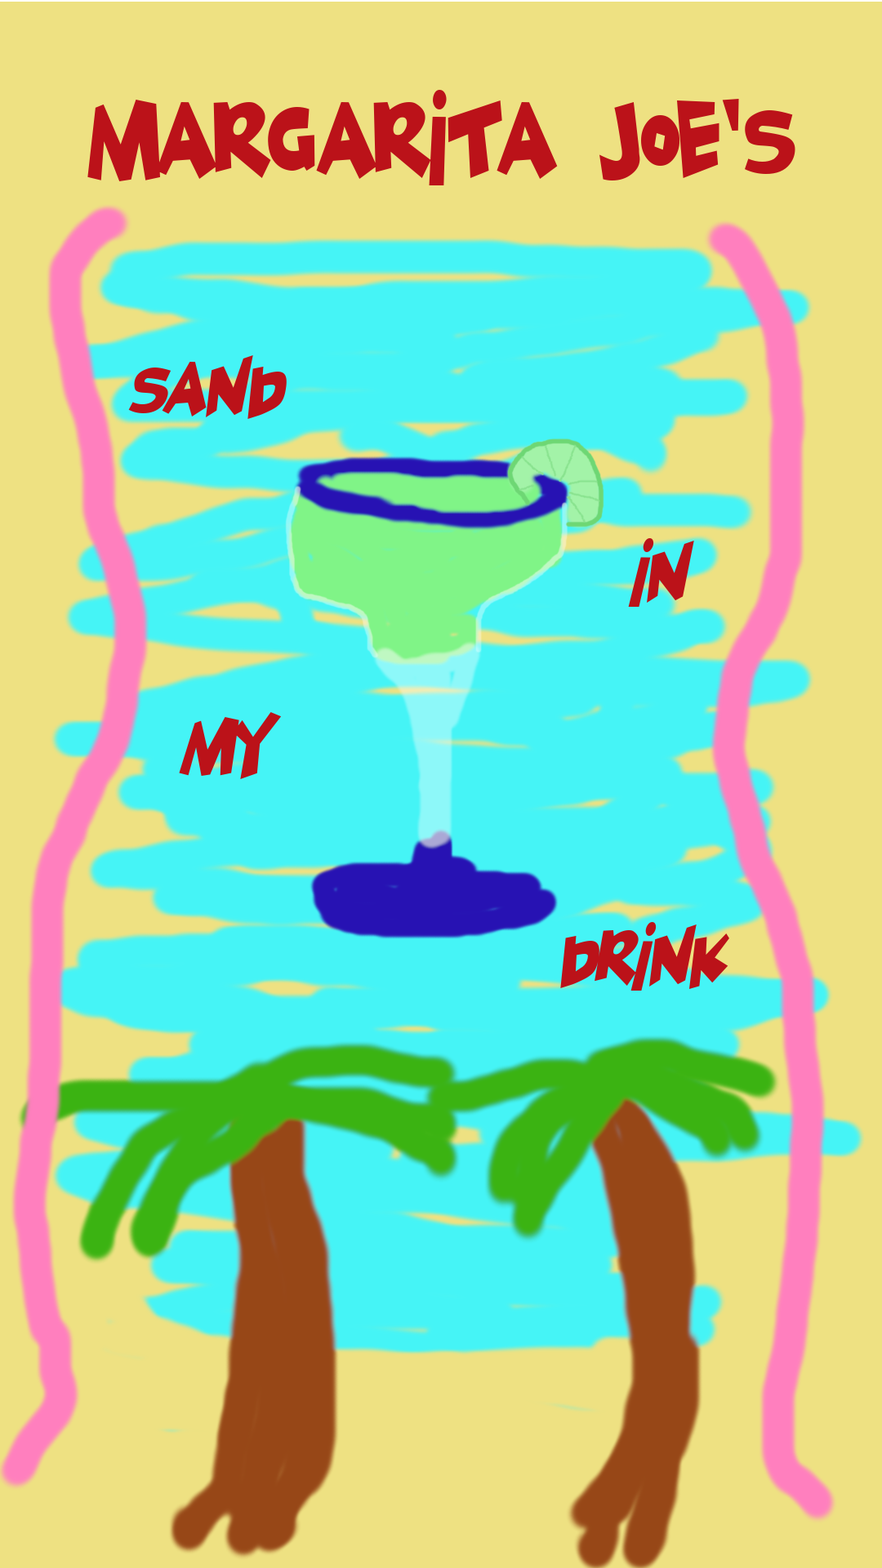
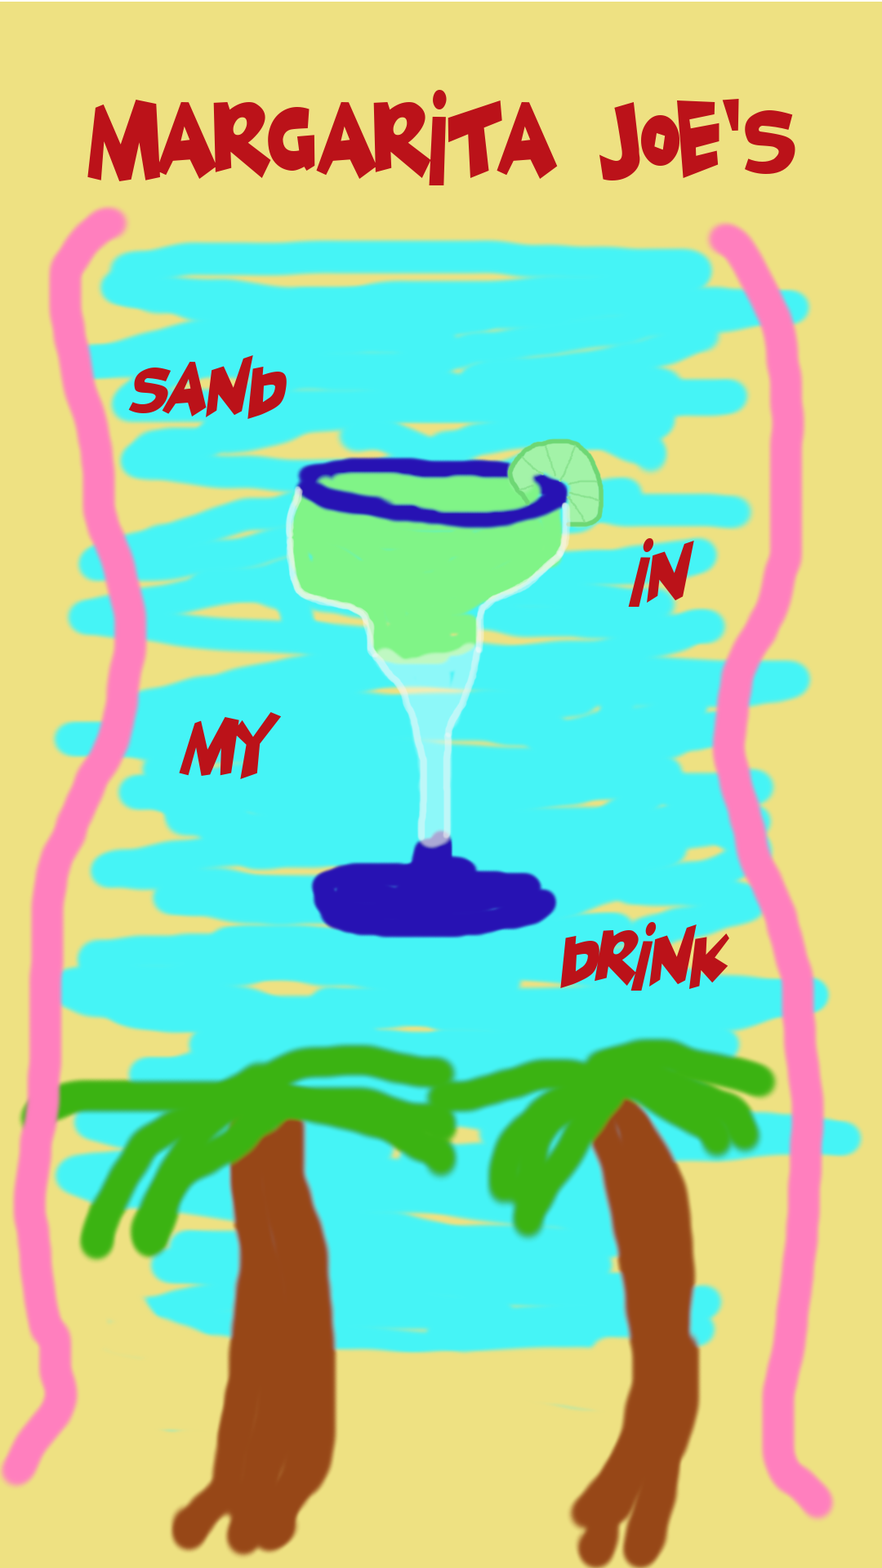
Revision of a layered (882, 1568) image; what changed, layer by layer:
added layer "Drink more contrast" above "Drink" over [285, 487, 571, 842]
hid "Drink" over [285, 487, 571, 842]